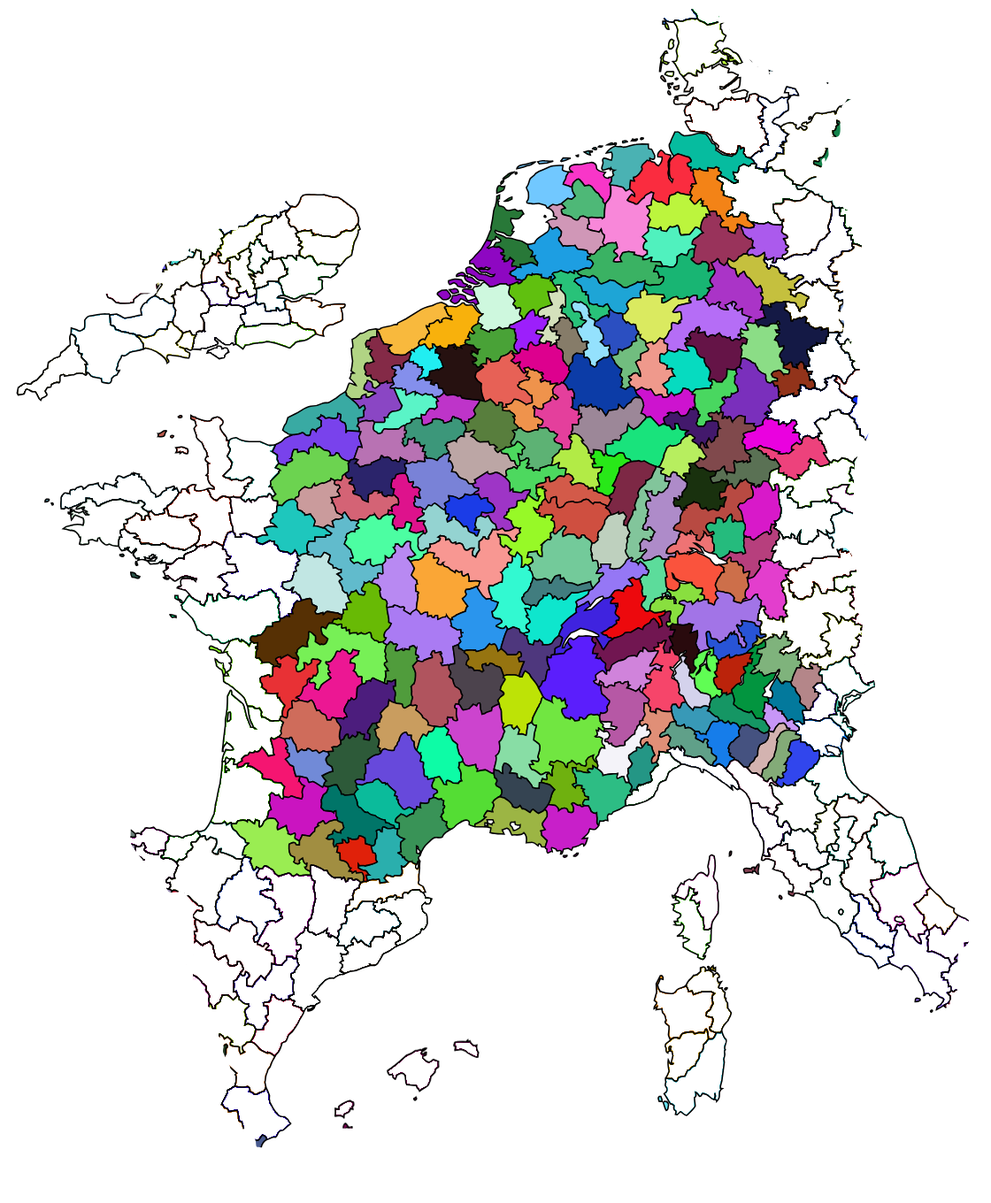
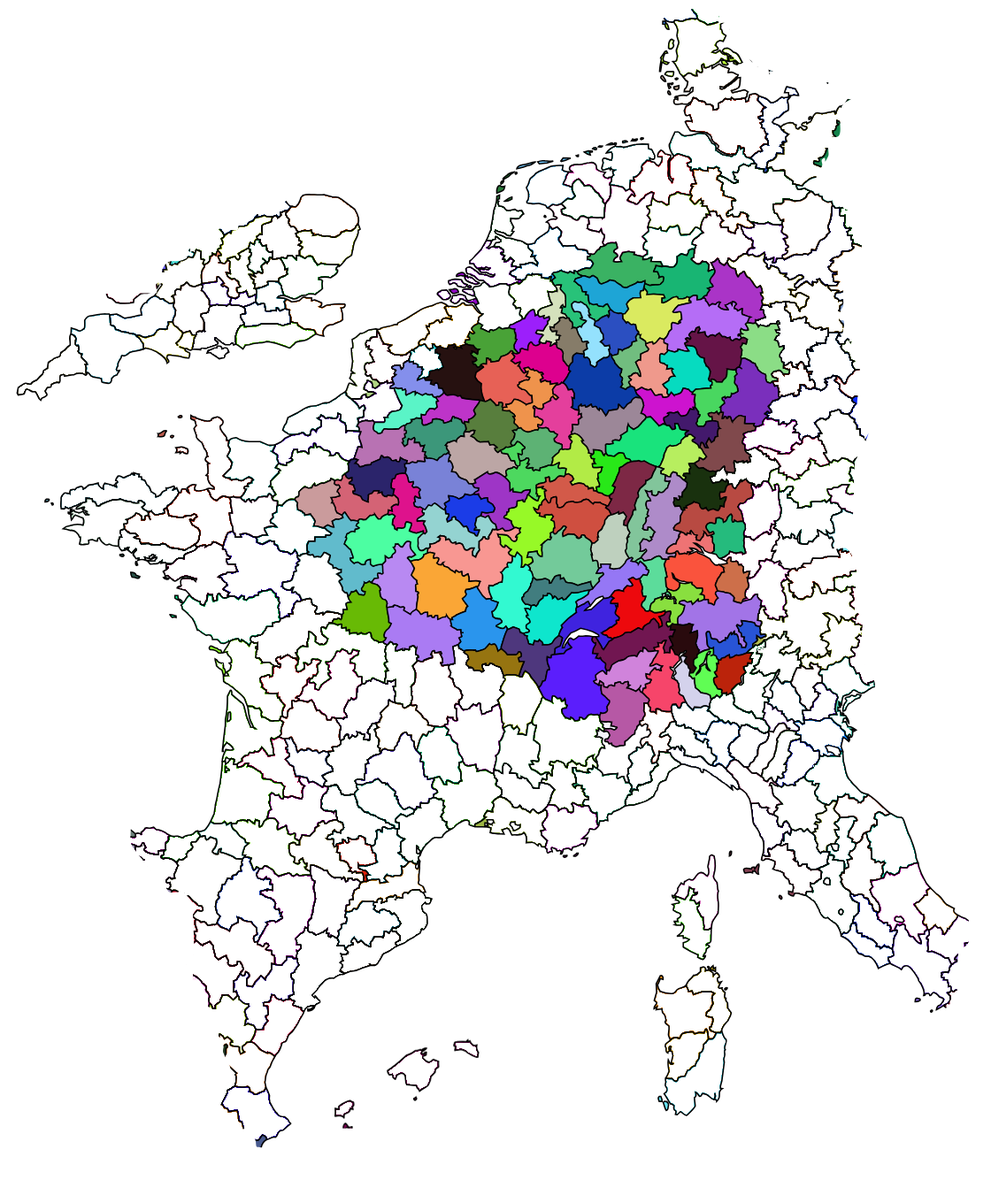
Revision of a layered 991 × 1203 image; what changed, layer by layer:
painted on "goodMap.png" over 232, 132, 828, 882
